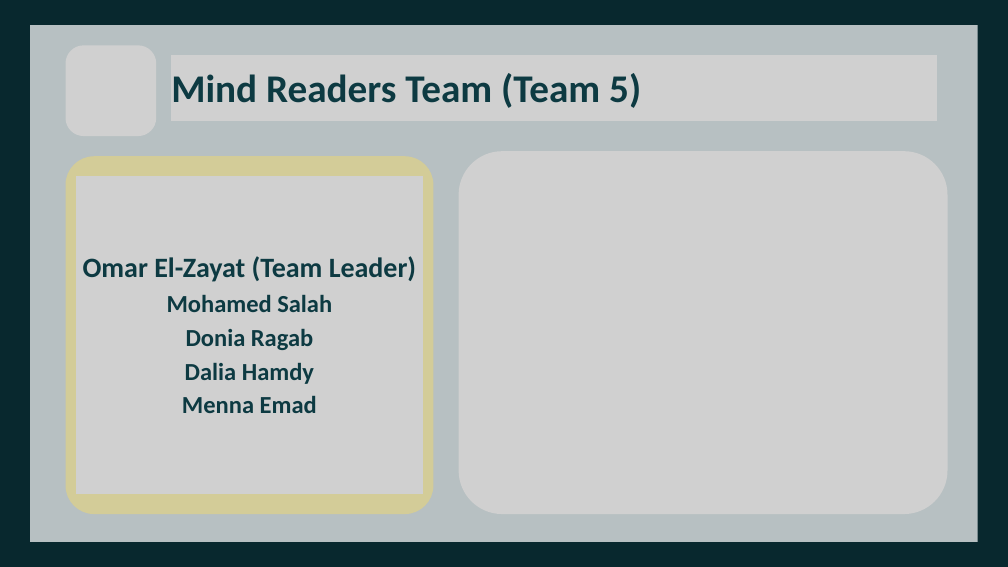
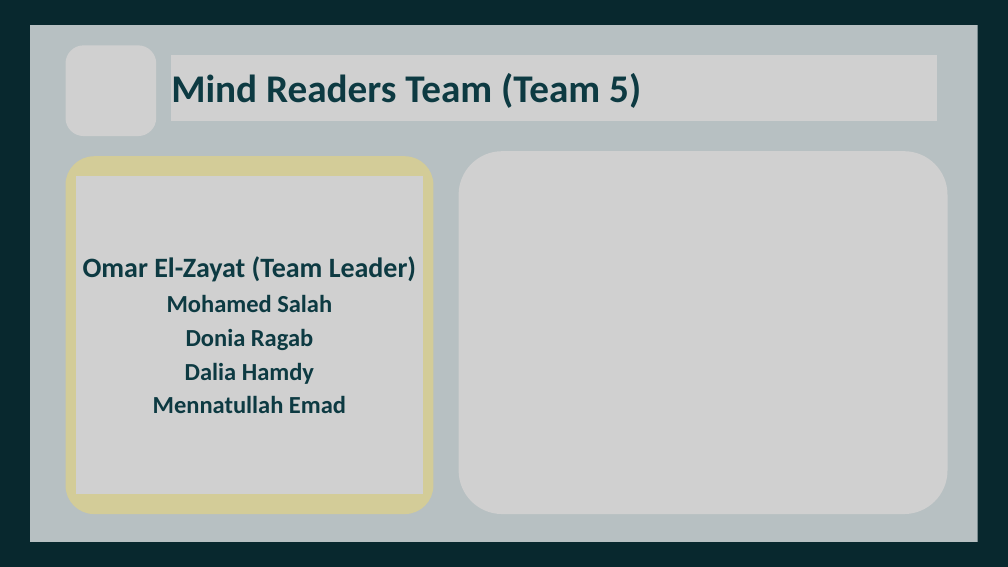
Before and after one commit to Team5-Depi/Supply-Chain-Dataset-Analysis-Final_Project, a slide deck: slide 2 of Presentation/Supply_Chain_Dataset_Analysis_Presentation.pptx. Drawn at 1008x567 pixels with LibreOffice and Linux fonts; fonts in the diff are those of the drawing; grey boxes stand for pictures. Boxes give left, top, right and bottom in pixels: in the first picture for what was removed or moved away, otherwise in the second. Text is boxed around its words. In the diff, an @@ line names an element or a change of style, - is before the commit and + after.

```diff
--- a/Presentation/Supply_Chain_Dataset_Analysis_Presentation.pptx
+++ b/Presentation/Supply_Chain_Dataset_Analysis_Presentation.pptx
@@ text at (x1=153, y1=396, x2=346, y2=413): text changed @@
-Menna Emad
+Mennatullah Emad
```
Also in this commit, not shown: 3 other slides changed, 7 other files.
